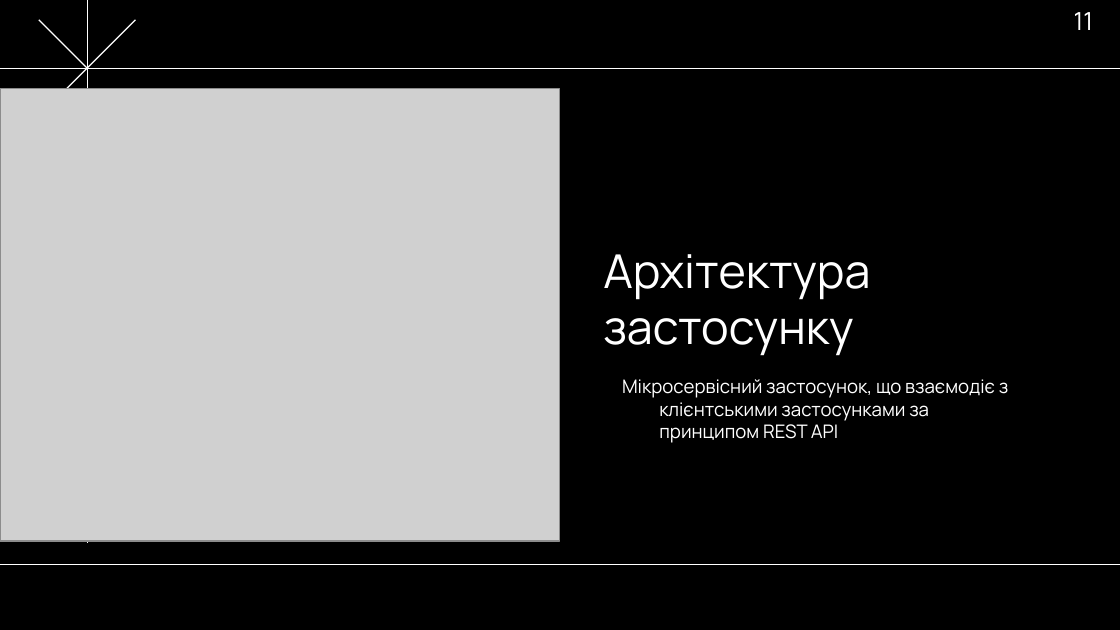
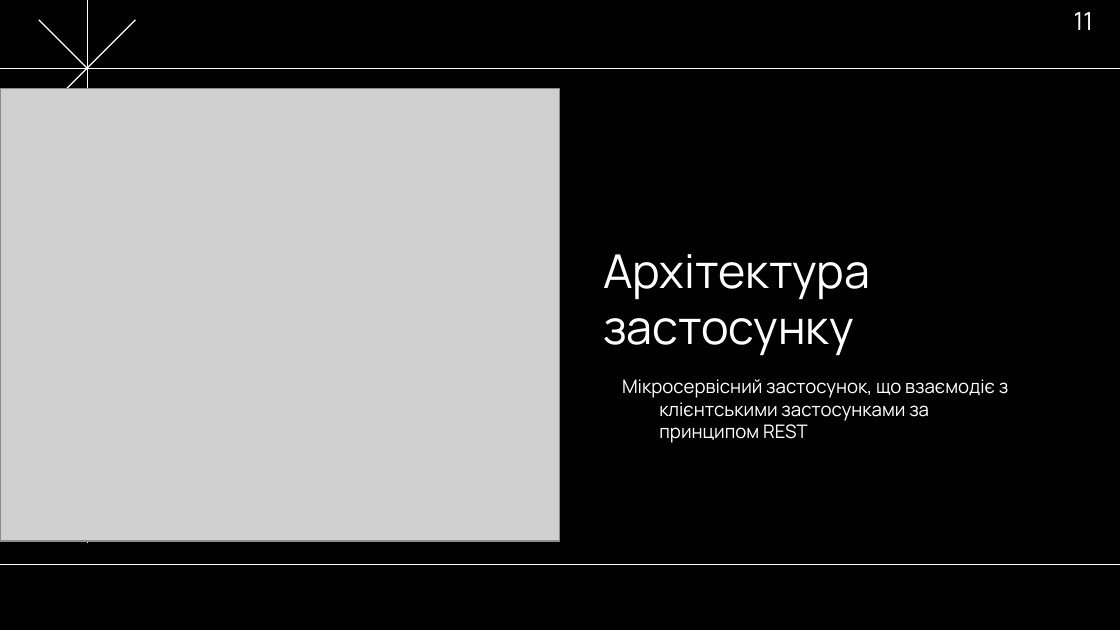
Before and after one commit to NureButsulinIhor/2025_B_PI_PZPI-21-2_Butsulin_I_O, a slide deck: slide 11 of 2025_Б_ПІ_ПЗПІ_21_2_Буцулін_І_О.pptx. Drawn at 1120x630 pixels with LibreOffice and Linux fonts; fonts in the diff are those of the drawing; grey boxes stand for pictures. Boxes give left, top, right and bottom in pixels: in the first picture for what was removed or moved away, otherwise in the second. Text is boxed around its words. In the diff, an @@ line names an element or a change of style, - is before the commit and + after.

```diff
--- a/2025_Б_ПІ_ПЗПІ_21_2_Буцулін_І_О.pptx
+++ b/2025_Б_ПІ_ПЗПІ_21_2_Буцулін_І_О.pptx
@@ subtitle at bbox=[622, 379, 1008, 443]: text changed @@
-Мікросервісний застосунок, що взаємодіє з клієнтськими застосунками за принципом REST API
+Мікросервісний застосунок, що взаємодіє з клієнтськими застосунками за принципом REST
```
Also in this commit, not shown: 12 other slides changed.
